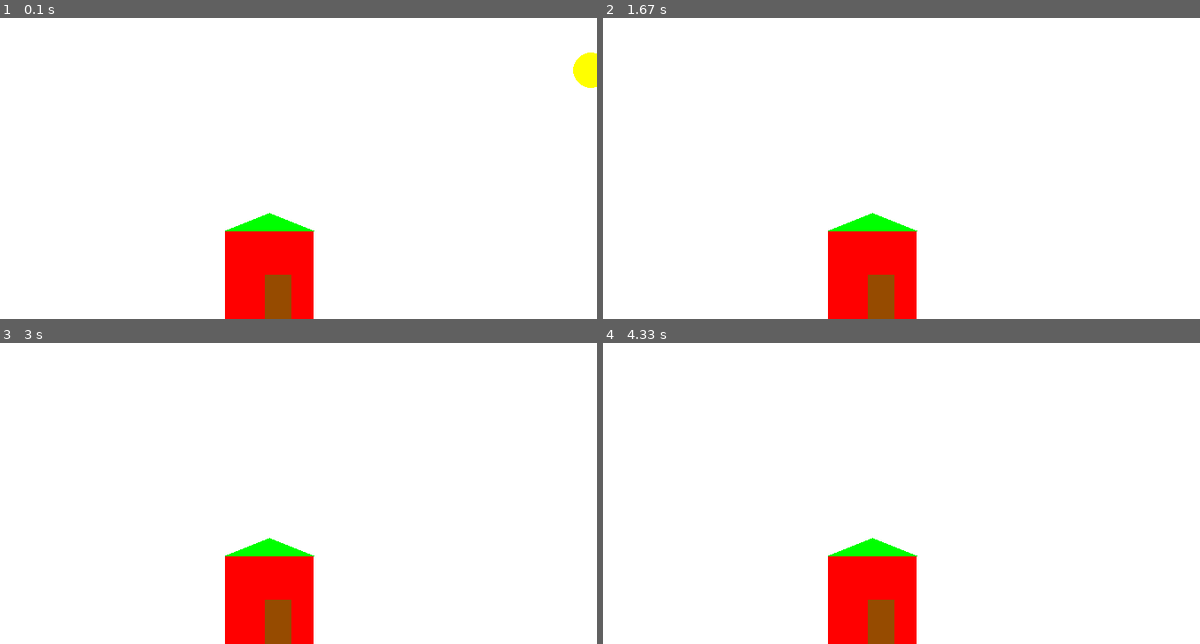
Above: before the commit, frames 1-4 (two rows, left to right).
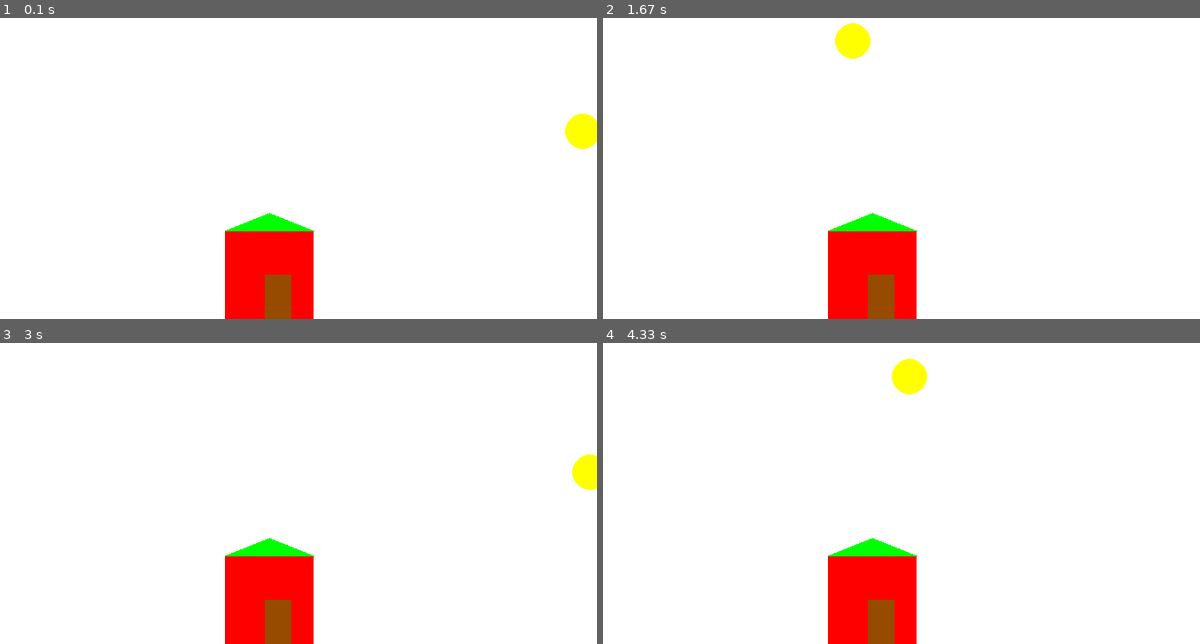
Above: after the commit, the same moments.

Repository: dc-turnbullo/turnbullo-python-classwork
Game: pygame game, started from pygame_practice/house.py
The game is run twice, just before and just after one commit, with the same random seed, the same clock (stepped at 60 frames per second) and the same inputs.
Inputs:
- Up to frame 1 (0.1 s): no input
- Up to frame 2 (1.67 s): no input
- Up to frame 3 (3 s): no input
- Up to frame 4 (4.33 s): no input

The runs differ from the first frame. In frame 1, 0.9% of the frame differs, in the area x 94-100%, y 11-44%; in frame 2, 0.5%; in frame 3, 0.4%; in frame 4, 0.5%.

Commit message:
woohooo i think i did something

Diff:
--- /dev/null
+++ b/pygame_practice/Pong.py
@@ -0,0 +1,93 @@
+import pygame
+pygame.init()
+
+size = (700, 400)
+screen = pygame.display.set_mode(size)
+done = False
+clock = pygame.time.Clock()
+fps = 60
+white = (0xff, 0xff, 0xff)
+red = (0xff, 0, 0)
+black = (0x00,0x00,0x00)
+pygame.display.set_caption("Pong")
+ballx = 350
+bally = 200
+balldirx = 1
+balldiry = -1
+ballspeed = 2
+#p1 = paddel 1  tl top left x or y refer to axis
+p1tlx = 0
+p1tly = 150
+p1blx = 0
+p1bly = 250
+p1brx = 30
+p1bry = 250
+p1trx = 30
+p1try = 150
+
+p2tlx = 670
+p2tly = 150
+p2blx = 670
+p2bly = 250
+p2brx = 700
+p2bry = 250
+p2trx = 700
+p2try = 150
+def p2movedown(p2bry,p2try,p2tly,p2bly):
+    p2bry+=5
+    p2try+=5
+    p2tly+=5
+    p2bly+=5
+    return p2bry,p2try,p2tly,p2bly
+
+def p2moveup(p2bry,p2try,p2tly,p2bly):
+    p2bry-=5
+    p2try-=5
+    p2tly-=5
+    p2bly-=5
+    return p2bry,p2try,p2tly,p2bly
+
+def p1movedown(p1bry,p1try,p1tly,p1bly):
+    p1bry+=5
+    p1try+=5
+    p1tly+=5
+    p1bly+=5
+    return p1bry,p1try,p1tly,p1bly
+
+def p1moveup(p1bry,p1try,p1tly,p1bly):
+    p1bry-=5
+    p1try-=5
+    p1tly-=5
+    p1bly-=5
+    return p1bry,p1try,p1tly,p1bly
+
+while not done:
+    for event in pygame.event.get():
+        if event.type == pygame.QUIT:
+            done = True
+
+    if event.type == pygame.KEYDOWN:
+        if event.key == pygame.K_UP:
+            p2bry,p2try,p2tly,p2bly = p2movedown(p2bry,p2try,p2tly,p2bly)
+        elif event.key == pygame.K_DOWN:
+            p2bry,p2try,p2tly,p2bly = p2moveup(p2bry,p2try,p2tly,p2bly)
+
+            #p1bry,p1try,p1tly,p1bly = p1movedown(p1bry,p1try,p1tly,p1bly)
+            #p1bry,p1try,p1tly,p1bly = p1moveup(p1bry,p1try,p1tly,p1bly)
+
+
+    clock.tick(fps)
+    screen.fill(black)
+    pygame.draw.circle(screen, white, (ballx, bally), 20, 0)
+    pygame.draw.polygon(screen, white, ([p1tlx,p1tly],[p1blx,p1bly] ,[p1brx,p1bry],[p1trx,p1try]))
+    pygame.draw.polygon(screen, white, ([p2tlx,p2tly],[p2blx,p2bly] ,[p2brx,p2bry],[p2trx,p2try]))
+    ballx = ballx +(ballspeed * balldirx)
+    bally = bally + (ballspeed * balldiry)
+
+    #top one no work so i think we go witht the better solution
+    if ballx in range(p2blx,p2trx) and bally in range(p2bly,p2try):
+        balldirx *= -1
+
+    if bally <=0 or bally >= 400:
+        balldiry *= -1
+    pygame.display.flip()
--- a/pygame_practice/house.py
+++ b/pygame_practice/house.py
@@ -16,12 +16,13 @@
 Pi = 3.14120973109278509710293840917235091789287907153908910829371735290
 circx = 700
 circy = 200
-momenty = ((1/100000) * (circx**2) +1)
-momentx = -1.75
+momenty = -70
+momentx = -110
 yvelo = -1
 up = True
 dirx = 1
-diry = -1
+diry = 1
+grav = 1
 while not done:
     for event in pygame.event.get():
         if event.type == pygame.QUIT:
@@ -35,17 +36,17 @@
     #x default value  == 700
     #y default value == 200
     #x goes 1.75 more than y
-    circx += momentx * dirx
-    circy += momenty * diry
-    momenty = ((1/100000) * (circx**2) +20)
-    pygame.draw.arc(screen, (255,255,255), [50,50,50,50], Pi/2, Pi, 2)
+    circx += (momentx * dirx)//32
+    circy += (momenty * diry)//32
+
     if circy < 20:
         diry = diry * -1
 
+    momenty = momenty + grav
+
     if circx < 0:
         circx = 700
-        dirx = dirx * -1
-        diry = diry * -1
+        momenty = -70
 
 
 
